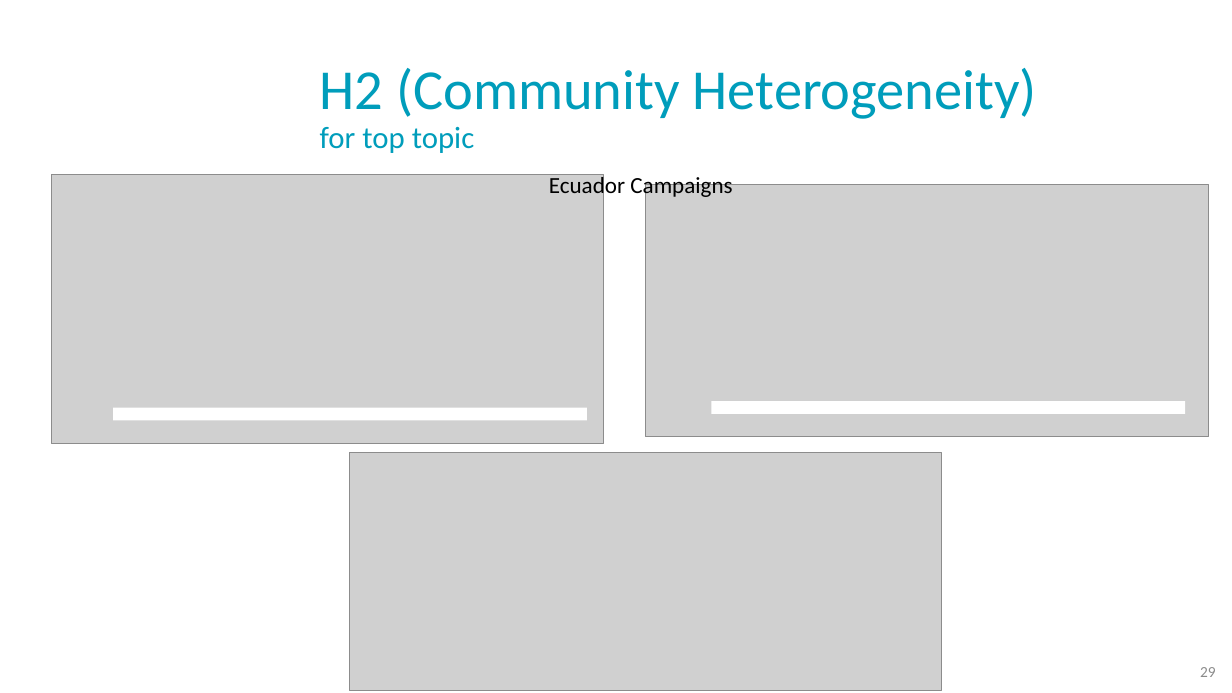
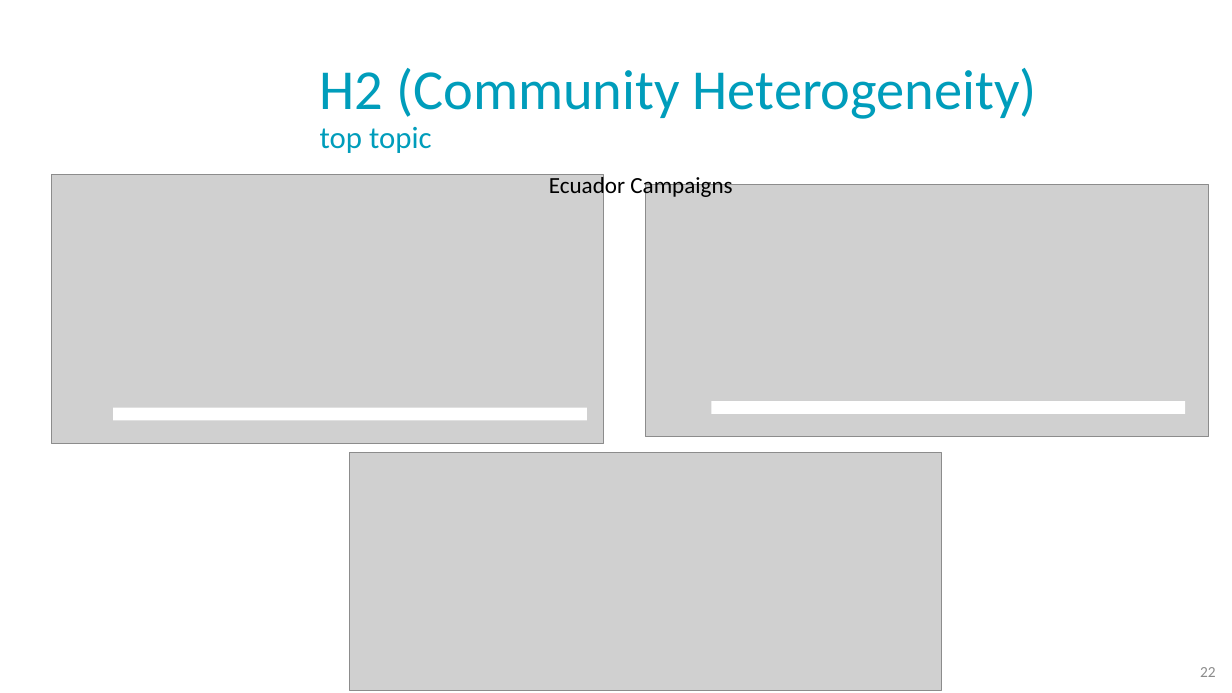
Before and after one commit to NoaTal1996/Backbone-Graph, a slide deck: slide 22 of docs/meeting/2026_05_06_for_investors.pptx (slide 29 before the commit). Drawn at 1232x693 pixels with LibreOffice and Linux fonts; fonts in the diff are those of the drawing; grey boxes stand for pictures; background and template pictures are left out. Boxes give left, top, right and bottom in pixels: in the first picture for what was removed or moved away, otherwise in the second. Text is boxed around its words. In the diff, an @@ line names an element or a change of style, - is before the commit and + after.

```diff
--- a/docs/meeting/2026_05_06_for_investors.pptx
+++ b/docs/meeting/2026_05_06_for_investors.pptx
@@ title at box(320, 68, 1037, 153): text changed @@
-H2 (Community Heterogeneity)
-for top topic
+H2 (Community Heterogeneity)
+top topic
@@ page number at box(1200, 667, 1216, 677): text changed @@
-29
+22
```
Also in this commit, not shown: 5 other slides changed, 7 slides removed, 1 other file.
